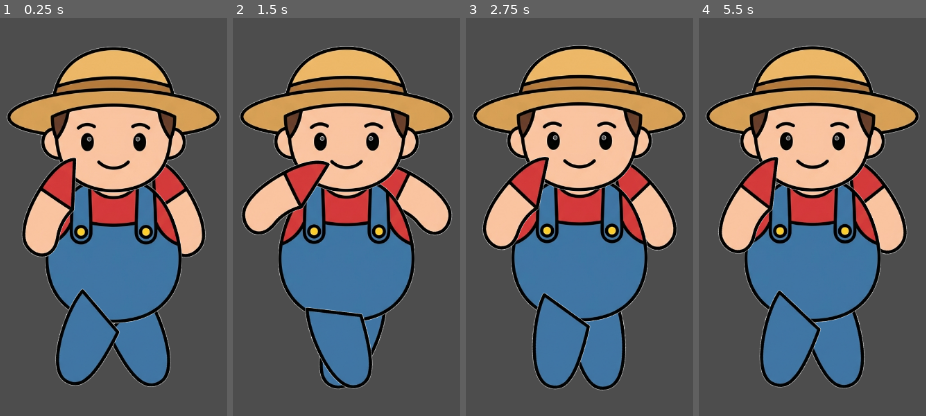
Above: before the commit, frames 1-4 (left to right).
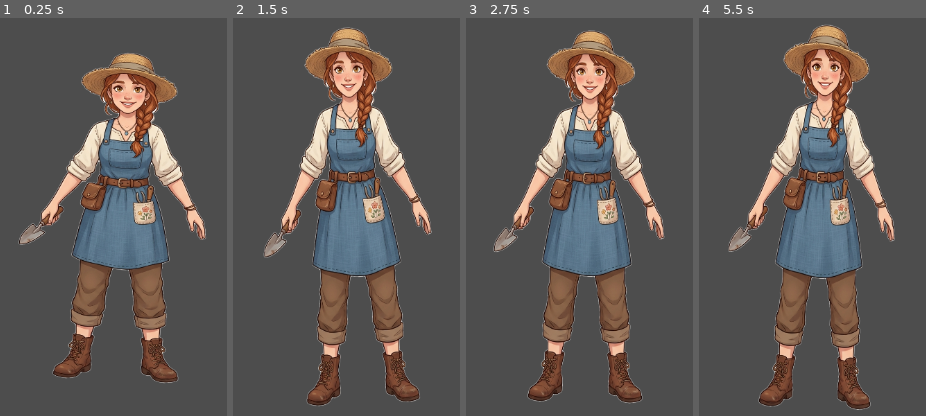
Above: after the commit, the same moments.

Repository: daymanondev/pi-godot-kit
Game: Godot game, scene res://squash.tscn
Same seed, same stepped clock (60 frames per second), same inputs: the game is played once before the commit and once after it. Before the commit the project starts from res://rig.tscn.
Inputs:
- Up to frame 1 (0.25 s): no input
- Up to frame 2 (1.5 s): no input
- Up to frame 3 (2.75 s): no input
- Up to frame 4 (5.5 s): no input

The runs differ from the first frame. In frame 1, 49% of the frame differs, in the area x 2-98%, y 7-93%; in frame 2, 51%; in frame 3, 51%; in frame 4, 51%, in the area x 2-98%, y 1-99%.

Commit message:
Pivot to squash-and-stretch single-sprite: clean + good art, no joints
Realization: articulated 2D walk needs an artist to paint joint overlaps
(AnimatedDrawings = rubbery, cut-out = grotesque poking joints). Without
an artist, the only clean+good-looking path is squash-and-stretch of ONE
polished sprite. agy v2 prompt ("professional cozy") gave 9/10 appealing
art (vision-verified) but drawn connected (not separable) — perfect for
this approach. farmer_squash.gd: bob + squash/stretch + lean, pivot at
feet, joint-free. Vision: charming Paper-Mario/Forager bounce, no tearing.
Known nit: boots squash with the body (fixable via body/feet split).

Diff:
--- /dev/null
+++ b/prototype/cozy-character-rig/farmer_squash.gd
@@ -0,0 +1,56 @@
+extends Sprite2D
+## Squash-and-stretch single-sprite animation — JOINT-FREE.
+## Uses one polished character image; animates by bob / stretch / lean.
+## No rigging, no separated parts, no painted overlaps => no grotesque joints.
+
+@export var walk_speed: float = 7.0
+@export var bob_amp: float = 16.0      # bounce height (px)
+@export var stretch_amp: float = 0.12  # squash/stretch amount
+@export var lean_amp: float = 0.05     # side lean (rad)
+@export var walking: bool = true
+
+var _t: float = 0.0
+
+# headless frame capture -> GIF
+var _cap := false
+var _f := 0
+const CAP_N := 96
+const CAP_DIR := "/tmp/rig_frames"
+
+
+func _ready() -> void:
+	for a in OS.get_cmdline_args():
+		if a == "--capture":
+			_cap = true
+			DirAccess.make_dir_recursive_absolute(CAP_DIR)
+	if texture:
+		offset = Vector2(0, -texture.get_height() / 2.0)  # pivot at feet
+
+
+func _physics_process(delta: float) -> void:
+	if not walking:
+		# idle: gentle breathing
+		_t += delta * 1.6
+		var b := sin(_t) * 0.015
+		scale = Vector2(1.0 - b, 1.0 + b)
+		rotation = 0.0
+		position = Vector2.ZERO
+		return
+	_t += delta * walk_speed
+	var up := sin(_t * 2.0)            # +airborne, -grounded (2 bounces/stride)
+	position.y = -max(0.0, up) * bob_amp
+	var s := up * stretch_amp
+	scale = Vector2(1.0 - s * 0.7, 1.0 + s)   # tall+thin airborne, short+wide grounded
+	rotation = sin(_t) * lean_amp
+
+
+func _process(_delta: float) -> void:
+	if not _cap:
+		return
+	if _f >= CAP_N:
+		get_tree().quit()
+		return
+	var img := get_viewport().get_texture().get_image()
+	if img != null:
+		img.save_png("%s/f%04d.png" % [CAP_DIR, _f])
+	_f += 1
--- a/prototype/cozy-character-rig/project.godot
+++ b/prototype/cozy-character-rig/project.godot
@@ -1,9 +1,17 @@
+; Engine configuration file.
+; It's best edited using the editor UI and not directly,
+; since the parameters that go here are not all obvious.
+;
+; Format:
+;   [section] ; section goes between []
+;   param=value ; assign values to parameters
+
 config_version=5
 
 [application]
 
 config/name="cozy-character-rig"
-run/main_scene="res://rig.tscn"
+run/main_scene="res://squash.tscn"
 config/features=PackedStringArray("4.7", "GL Compatibility")
 
 [rendering]
--- /dev/null
+++ b/prototype/cozy-character-rig/squash.tscn
@@ -0,0 +1,13 @@
+[gd_scene load_steps=3 format=3]
+
+[ext_resource type="Texture2D" path="res://character.png" id="1_char"]
+[ext_resource type="Script" path="res://farmer_squash.gd" id="2_scr"]
+
+[node name="Farmer" type="Sprite2D"]
+texture = ExtResource("1_char")
+centered = true
+script = ExtResource("2_scr")
+
+[node name="Camera2D" type="Camera2D" parent="."]
+position = Vector2(0, -490)
+zoom = Vector2(0.52, 0.52)
Binary file added: prototype/cozy-character-rig/character.png
Binary file added: prototype/cozy-character-rig/farmer_squash_walk.gif
Not shown, added: prototype/cozy-character-real/farmer_v2/character.png
Not shown, added: prototype/cozy-character-real/farmer_v2/farmer_v2.jpg
